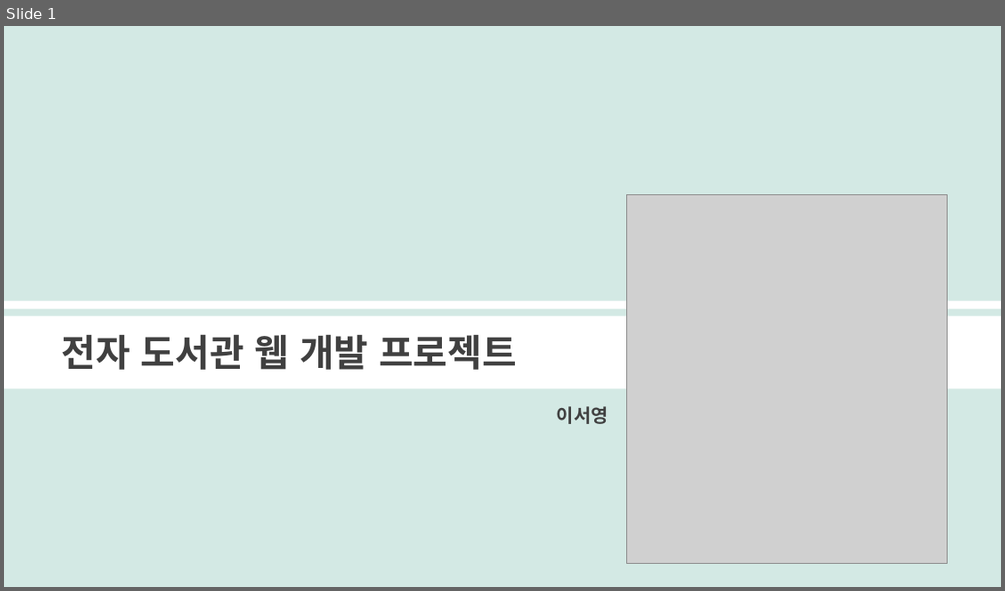
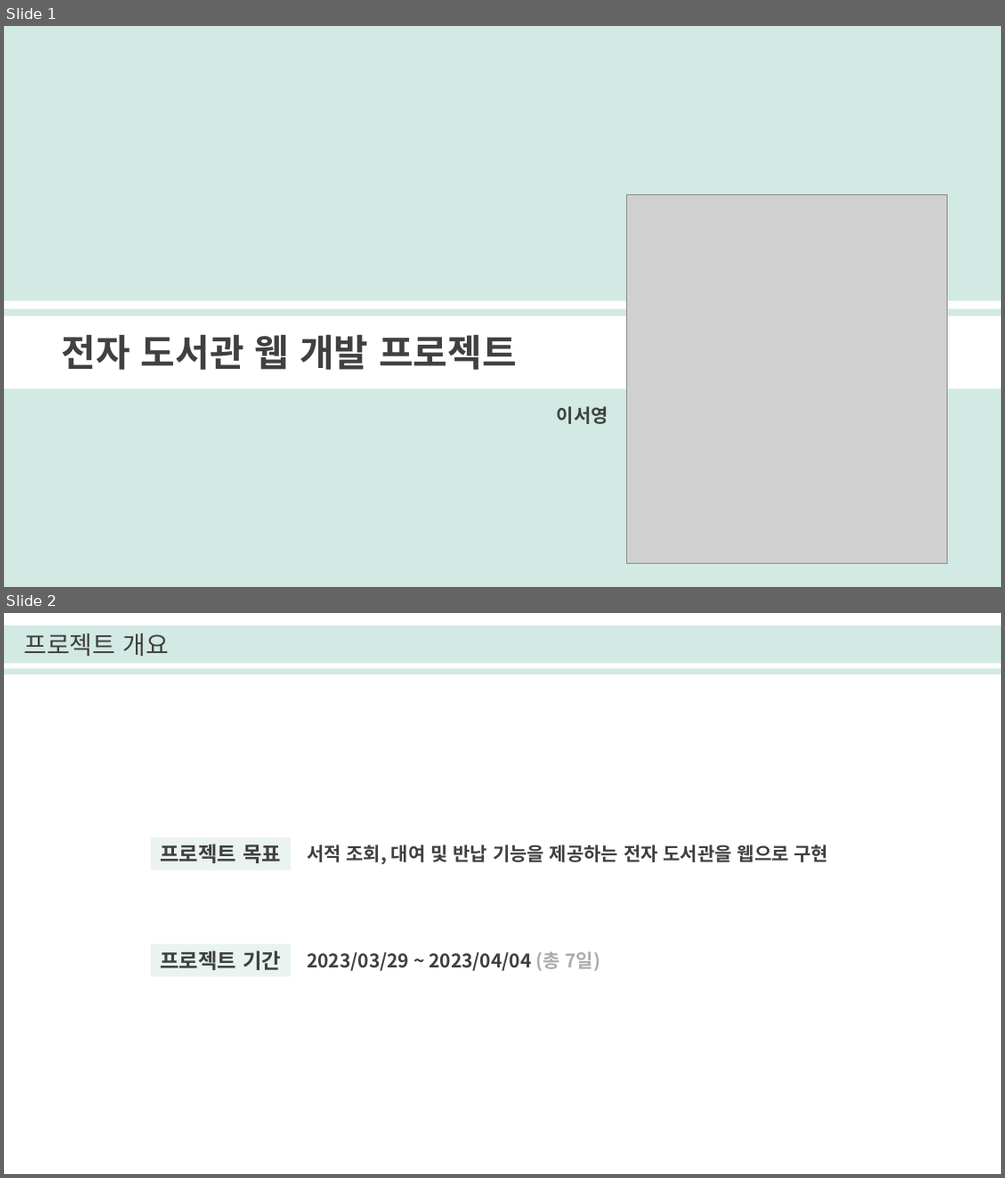
Before and after one commit to seoyounglee0105/Library_Web_Project, a slide deck: 이서영_전자도서관프로젝트.pptx. Shown one above the other, each under a label of ours: slide 1 before the commit, slides 1 and 2 after it. The pictures are 1005x591 and 1005x1178 pixels, drawn with LibreOffice and Linux fonts; fonts in the diff are those of the drawing; grey boxes stand for pictures. Boxes give left, top, right and bottom in pixels: in the first picture for what was removed or moved away, otherwise in the second. Text is boxed around its words. In the diff, an @@ line names an element or a change of style, - is before the commit and + after.

```diff
--- a/이서영_전자도서관프로젝트.pptx
+++ b/이서영_전자도서관프로젝트.pptx
@@ slide 2 added at (x1=4, y1=613, x2=1001, y2=1174), background #FFFFFF @@
@@ rectangle added at (x1=4, y1=625, x2=1001, y2=674), fill #D3E9E4 @@
@@ text added at (x1=24, y1=633, x2=169, y2=656), 24 pt, text #404040 @@
+프로젝트 개요
@@ rectangle added at (x1=4, y1=663, x2=1001, y2=668), fill #FFFFFF @@
@@ group added at (x1=151, y1=837, x2=829, y2=976): 2 texts, 2 rectangles @@
+서적 조회, 대여 및 반납 기능을 제공하는 전자 도서관을 웹으로 구현
+2023/03/29 ~ 2023/04/04 (총 7일)
+프로젝트 목표
+프로젝트 기간
```
Also in this commit, not shown: 5 slides changed, 8 other slides added, 3 slides removed, 10 other files.
